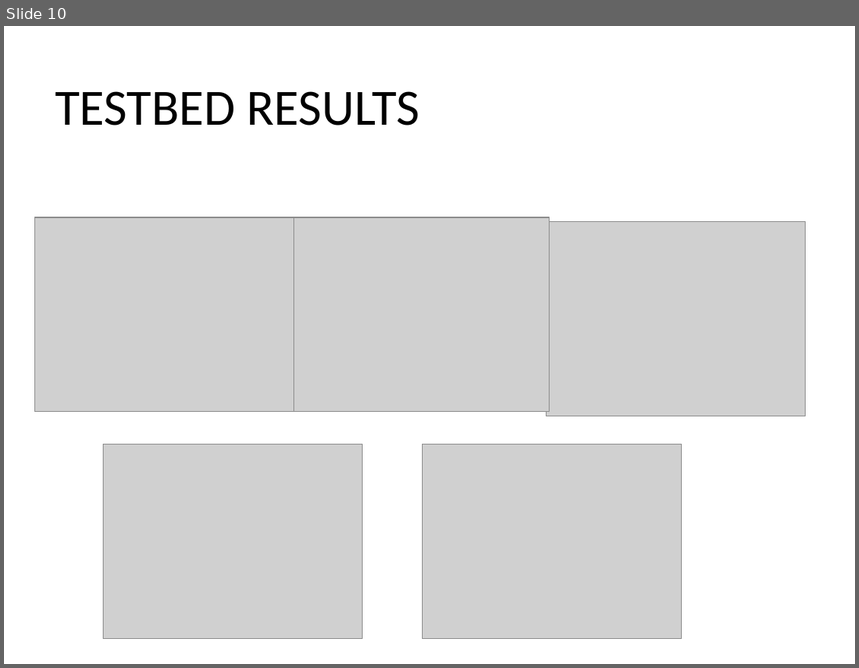
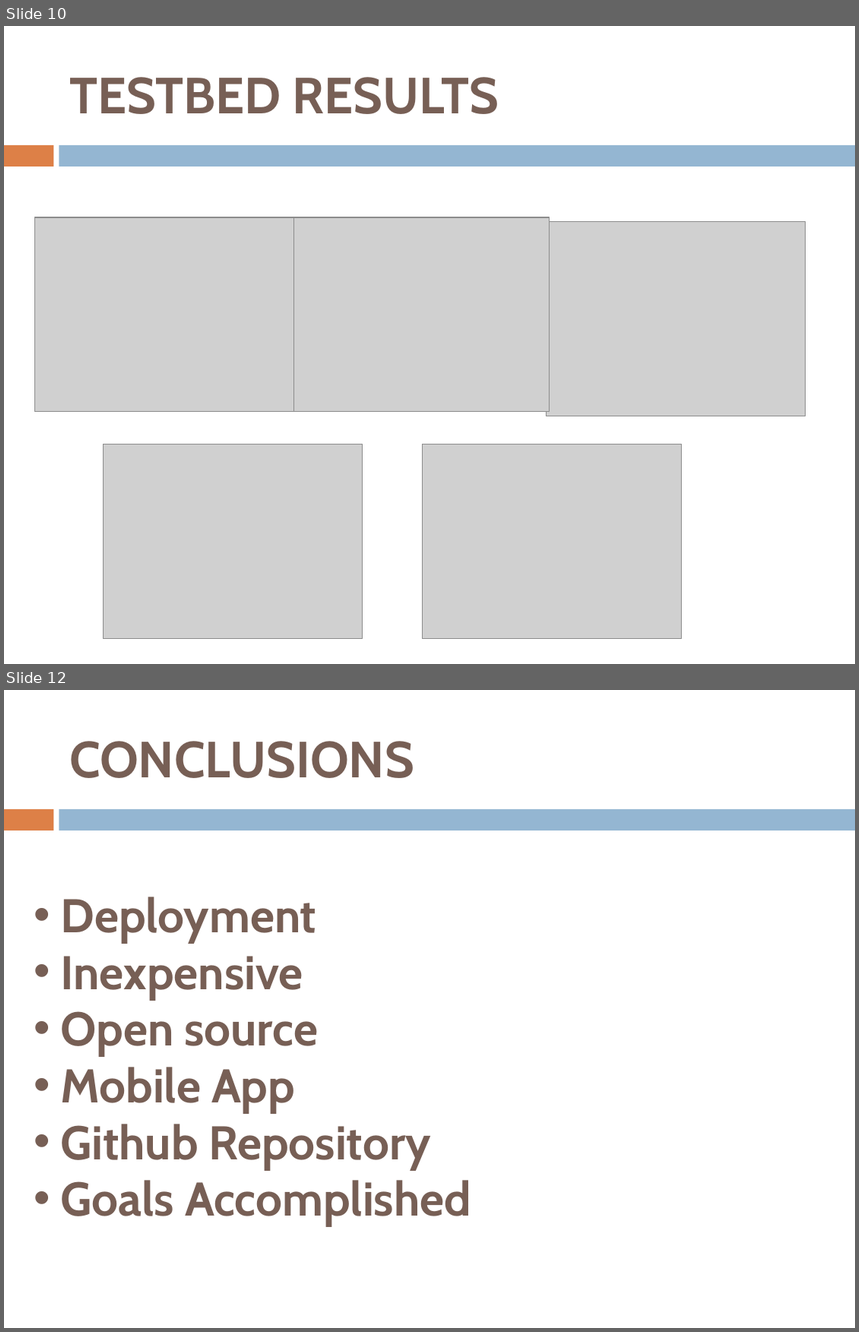
Before and after one commit to SergioAlmendros/A-bottom-up-sensor-testbed, a slide deck: Presentation/presentation.pptx. Shown one above the other, each under a label of ours: slide 10 before the commit, slides 10 and 12 after it; the slides between them are not shown. The pictures are 859x668 and 859x1332 pixels, drawn with LibreOffice and Linux fonts; fonts in the diff are those of the drawing; grey boxes stand for pictures. Boxes give left, top, right and bottom in pixels: in the first picture for what was removed or moved away, otherwise in the second. Text is boxed around its words. In the diff, an @@ line names an element or a change of style, - is before the commit and + after.

```diff
--- a/Presentation/presentation.pptx
+++ b/Presentation/presentation.pptx
@@ slide 12 added at [4, 690, 855, 1328], background #FFFFFF; not listed: 2 template elements that a slide beside it also shows @@
@@ title added at [69, 741, 414, 778], 43 pt, text #775F55, bold @@
+CONCLUSIONS
@@ text added at [61, 897, 471, 1227], 40 pt, text #775F55, bold @@
+• Deployment
+• Inexpensive
+• Open source
+• Mobile App
+• Github Repository
+• Goals Accomplished
@@ slide 10 changed as well @@
@@ title "TESTBED RESULTS": place and size @@
-title "TESTBED RESULTS" at [55, 91, 420, 126]
+title "TESTBED RESULTS" at [69, 77, 500, 114]
@@ title "TESTBED RESULTS" at [69, 77, 500, 114]: font Calibri to Cabin, text colour #000000 to #775F55, bold on @@
@@ rectangle added at [4, 145, 53, 167], fill #DD8047 @@
@@ rectangle added at [59, 145, 855, 167], fill #94B6D2 @@
```
Also in this commit, not shown: 6 other slides changed, 5 other slides added, 5 slides removed, 1 other file.
